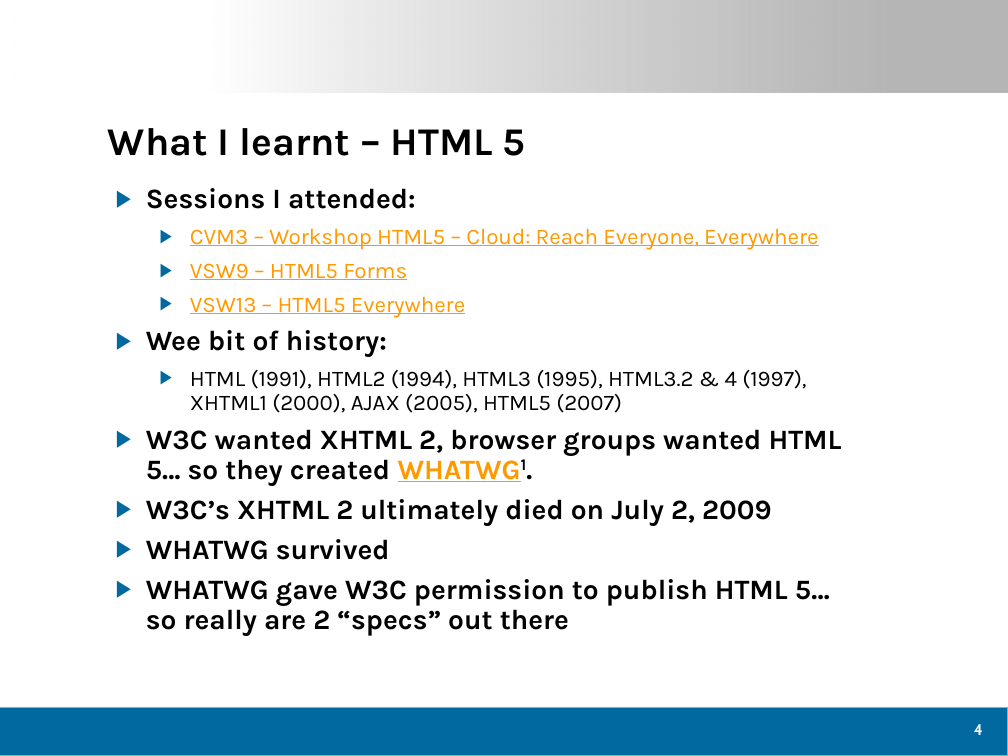
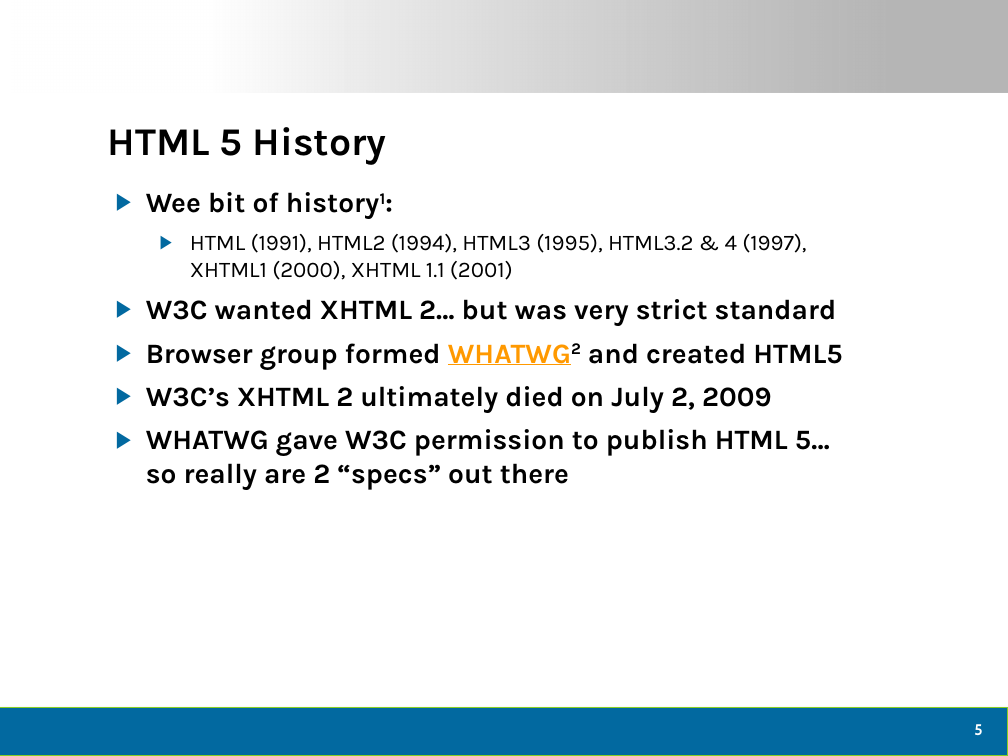
Before and after one commit to dtomyn/HTML5Demo1, a slide deck: slide 6 of Docs/2012 - Live360 Event Review (NEWER).pptx (slide 5 before the commit). Drawn at 1008x756 pixels with LibreOffice and Linux fonts; fonts in the diff are those of the drawing; background and template pictures are left out. Boxes give left, top, right and bottom in pixels: in the first picture for what was removed or moved away, otherwise in the second. Text is boxed around its words. In the diff, an @@ line names an element or a change of style, - is before the commit and + after.

```diff
--- a/Docs/2012 - Live360 Event Review (NEWER).pptx
+++ b/Docs/2012 - Live360 Event Review (NEWER).pptx
@@ title at box(108, 127, 387, 165): text changed @@
-What I learnt – HTML 5
+HTML 5 History
@@ text at box(146, 192, 842, 370): text changed; size 16 to 20 pt; bold on @@
-▶ Sessions I attended:
-  ▶ CVM3 – Workshop HTML5 – Cloud: Reach Everyone, Everywhere
-  ▶ VSW9 – HTML5 Forms
-  ▶ VSW13 – HTML5 Everywhere
-▶ Wee bit of history:
-  ▶ HTML (1991), HTML2 (1994), HTML3 (1995), HTML3.2 & 4 (1997), XHTML1 (2000), AJAX (2005), HTML5 (2007)
-▶ W3C wanted XHTML 2, browser groups wanted HTML 5… so they created WHATWG1.
+▶ Wee bit of history1:
+  ▶ HTML (1991), HTML2 (1994), HTML3 (1995), HTML3.2 & 4 (1997), XHTML1 (2000), XHTML 1.1 (2001)
+▶ W3C wanted XHTML 2… but was very strict standard
+▶ Browser group formed WHATWG2 and created HTML5
@@ text at box(146, 386, 830, 490): line spacing 0.9 to 1 @@
@@ text at box(146, 539, 390, 560): paragraph removed @@
-▶ WHATWG survived
@@ page number at box(974, 724, 982, 735): text changed @@
-4
+5
```
Also in this commit, not shown: 11 other slides changed, 9 slides added, 2 slides removed, 1 other file.
